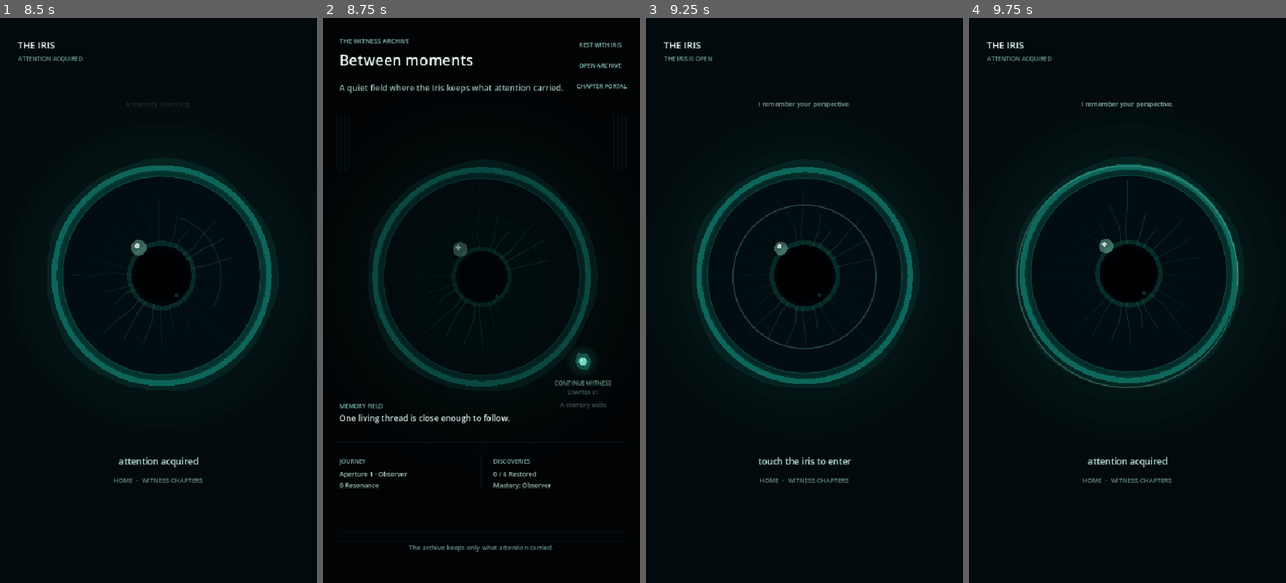
Above: before the commit, frames 1-4 (left to right).
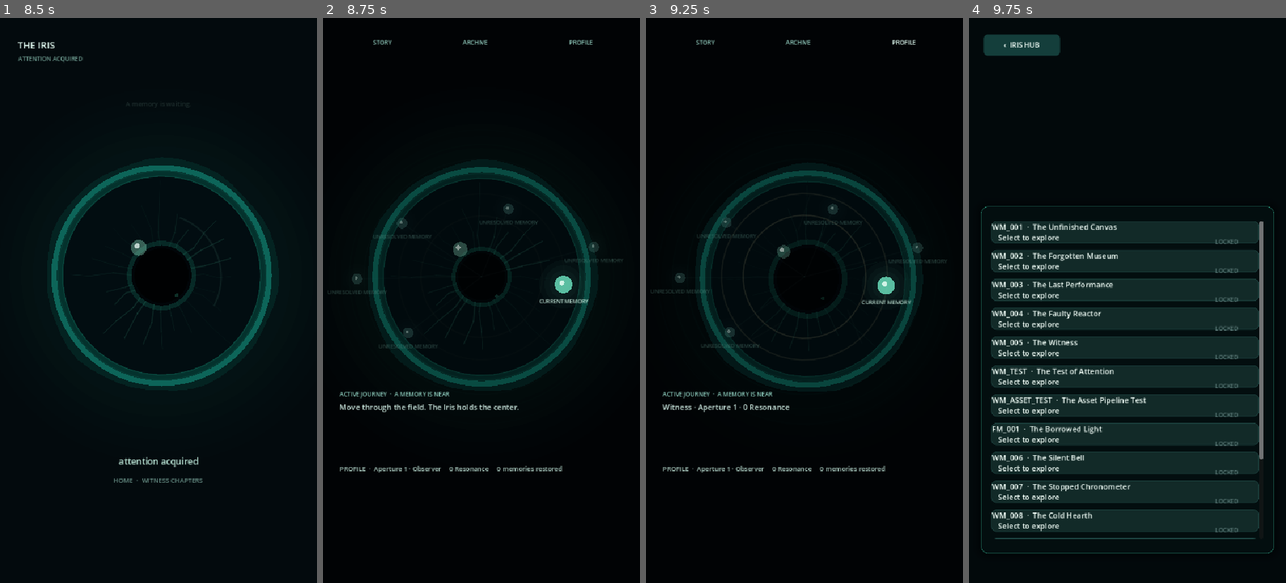
Above: after the commit, the same moments.

Repository: ITTYBITTYBITES/2SW-REIMAGINED
Game: Godot game, scene res://scenes/Application.tscn
Two runs of this game, one before a commit and one after it. Both use one fixed random seed, a clock stepped at 60 frames per second and the inputs below.
Inputs (mouse positions are in pixels of both pictures, inside the frame that each line leads up to):
- Up to frame 1 (8.5 s): tap Enter at 0.5, 2 s; drag from (158, 300) to (190, 176) at 0.52 s; tap Space at 1.25 s; drag from (158, 300) to (142, 413) at 1.27 s; move the mouse to (190, 176) at 2.02 s; click (190, 176) at 2.17 s; drag from (142, 413) to (63, 215) at 2.77 s; move the mouse to (253, 385) at 3.52 s; click (253, 385) at 3.67 s; drag from (63, 215) to (110, 159) at 4.27 s; move the mouse to (174, 300) at 5.02 s; click (174, 300) at 5.17 s; drag from (110, 159) to (95, 328) at 5.77 s; move the mouse to (228, 272) at 6.52 s; click (228, 272) at 6.67 s; drag from (95, 328) to (142, 413) at 7.27 s; move the mouse to (190, 176) at 8.02 s; click (190, 176) at 8.17 s
- Up to frame 2 (8.75 s): no input
- Up to frame 3 (9.25 s): click (905, 46) at 8.75 s, where only the run before the commit has a clickable "REST WITH IRIS"
- Up to frame 4 (9.75 s): click (1121, 40) at 9.5 s, where only the run after the commit has a clickable "ARCHIVE"

Frame 1 is identical in both runs. In frame 2, 4.4% of the frame differs, in the area x 1-96%, y 3-95%; in frame 3, 7.2%; in frame 4, 37%, in the area x 3-97%, y 2-95%.

Commit message:
Mission 054B Living Iris spatial hub

Diff:
--- a/the_iris/scripts/Application.gd
+++ b/the_iris/scripts/Application.gd
@@ -71,6 +71,7 @@
 	home.archive_requested.connect(show_archive)
 	home.witness_chapters_requested.connect(show_witness)
 	add_child(home)
+	home.configure(witness_profile, registry)
 	home.update_profile_presentation(witness_profile)
 
 	witness = WitnessChapters.new()
--- a/the_iris/scripts/home/IrisHome.gd
+++ b/the_iris/scripts/home/IrisHome.gd
@@ -1,7 +1,8 @@
 extends Control
 class_name IrisHome
 
-## The Iris-centered archive overlay. The one real destination lives in MemoryField.
+## Mission 054B host for the Spatial Hub. Existing Application routes remain
+## authoritative; this layer only changes how the player encounters them.
 signal continue_witness_requested
 signal iris_requested
 signal memory_intent_focused(normalized_target: Vector2)
@@ -10,134 +11,57 @@
 signal archive_requested
 signal witness_chapters_requested
 
-var elapsed := 0.0
-var atmosphere_redraw_in := 0.0
-var memory_field: MemoryField
-var journey_stat_label: Label
-var discoveries_stat_label: Label
+var spatial_hub: SpatialHub
+var profile: WitnessProfile
+var registry: IncidentRegistry
 
 func _ready() -> void:
 	set_anchors_and_offsets_preset(Control.PRESET_FULL_RECT)
 	mouse_filter = Control.MOUSE_FILTER_STOP
+	spatial_hub = SpatialHub.new()
+	spatial_hub.name = "SpatialHub"
+	spatial_hub.story_requested.connect(_on_story_requested)
+	spatial_hub.archive_requested.connect(_on_archive_requested)
+	spatial_hub.profile_requested.connect(_on_profile_requested)
+	spatial_hub.active_memory_selected.connect(_on_active_memory_selected)
+	spatial_hub.shard_focused.connect(_on_shard_focused)
+	spatial_hub.shard_released.connect(memory_intent_released.emit)
+	spatial_hub.shard_selected.connect(_on_shard_selected)
+	add_child(spatial_hub)
+	spatial_hub.configure(profile, registry)
 
-	# The field is above the settled Iris, but below contextual archive language.
-	memory_field = MemoryField.new()
-	memory_field.name = "MemoryField"
-	memory_field.intent_focused.connect(memory_intent_focused.emit)
-	memory_field.intent_released.connect(memory_intent_released.emit)
-	memory_field.continue_selected.connect(_on_continue_witness_selected)
-	add_child(memory_field)
+func configure(value_profile: WitnessProfile, value_registry: IncidentRegistry) -> void:
+	profile = value_profile
+	registry = value_registry
+	if spatial_hub != null:
+		spatial_hub.configure(profile, registry)
 
-	_label("THE WITNESS ARCHIVE", 11, Color("#86b9ad"), Vector2(28, 28), Vector2(270, 22))
-	_label("Between moments", 25, Color("#e9faf4"), Vector2(28, 51), Vector2(330, 42))
-	var introduction := _label("A quiet field where the Iris keeps what attention carried.", 14, Color("#9bc2b7"), Vector2(28, 97), Vector2(350, 44))
-	introduction.autowrap_mode = TextServer.AUTOWRAP_WORD_SMART
-
-	var rest_button := _text_button("REST WITH IRIS", Vector2(377, 30), Vector2(135, 28))
-	rest_button.name = "RestWithIris"
-	rest_button.pressed.connect(_on_rest_with_iris_pressed)
-
-	var archive_button := _text_button("OPEN ARCHIVE", Vector2(377, 65), Vector2(135, 28))
-	archive_button.name = "OpenArchive"
-	archive_button.pressed.connect(_on_archive_pressed)
-
-	var chapter_button := _text_button("CHAPTER PORTAL", Vector2(377, 100), Vector2(135, 28))
-	chapter_button.name = "ChapterPortal"
-	chapter_button.pressed.connect(_on_chapter_portal_pressed)
-
-	_label("MEMORY FIELD", 10, Color("#7fbcae"), Vector2(28, 648), Vector2(240, 20))
-	_label("One living thread is close enough to follow.", 14, Color("#d7eee7"), Vector2(28, 668), Vector2(430, 24))
-
-	_label("JOURNEY", 10, Color("#86b9ad"), Vector2(28, 742), Vector2(220, 18))
-	journey_stat_label = _label("Aperture 1 · Observer\n0 Resonance", 11, Color("#a9c9be"), Vector2(28, 760), Vector2(220, 34))
-
-	_label("DISCOVERIES", 10, Color("#86b9ad"), Vector2(290, 742), Vector2(220, 18))
-	discoveries_stat_label = _label("0 / 6 Restored\nMastery: Observer", 11, Color("#a9c9be"), Vector2(290, 760), Vector2(220, 34))
-
-	_label("The archive keeps only what attention carried.", 11, Color("#668e85"), Vector2(24, 889), Vector2(492, 22), HORIZONTAL_ALIGNMENT_CENTER)
-
-func _on_continue_witness_selected() -> void:
-	IrisAudioConsumer.play_manifest_sound("res://assets/audio/navigation/ui_click.ogg")
-	memory_selected.emit()
+func _on_active_memory_selected() -> void:
+	IrisAudioConsumer.play_manifest_sound("res://assets/audio/navigation/portal_open.ogg")
+	# Selection presence was already emitted by shard_selected before this route.
 	continue_witness_requested.emit()
 
-func _on_rest_with_iris_pressed() -> void:
-	IrisAudioConsumer.play_manifest_sound("res://assets/audio/navigation/ui_click.ogg")
-	iris_requested.emit()
+func _on_story_requested() -> void:
+	IrisAudioConsumer.play_manifest_sound("res://assets/audio/navigation/portal_open.ogg")
+	witness_chapters_requested.emit()
 
-func _on_archive_pressed() -> void:
+func _on_archive_requested() -> void:
 	IrisAudioConsumer.play_manifest_sound("res://assets/audio/navigation/ui_click.ogg")
 	archive_requested.emit()
 
-func _on_chapter_portal_pressed() -> void:
-	IrisAudioConsumer.play_manifest_sound("res://assets/audio/navigation/portal_open.ogg")
-	witness_chapters_requested.emit()
+func _on_profile_requested() -> void:
+	# Profile is intentionally an in-place foreground view for this foundation.
+	# It uses the existing profile authority and does not create a parallel screen.
+	if spatial_hub != null:
+		spatial_hub._show_profile_focus()
 
-func _process(delta: float) -> void:
-	if not is_visible_in_tree():
-		return
-	elapsed += delta
-	atmosphere_redraw_in -= delta
-	if atmosphere_redraw_in <= 0.0:
-		# The archive atmosphere moves at a deliberate, low-frequency cadence.
-		atmosphere_redraw_in = 0.12
-		queue_redraw()
+func _on_shard_focused(normalized_target: Vector2, _shard_id: String) -> void:
+	memory_intent_focused.emit(normalized_target)
 
-func _draw() -> void:
-	if size.x <= 0.0 or size.y <= 0.0:
-		return
-	# A translucent field leaves the actual Living Iris visible beneath the hub.
-	draw_rect(Rect2(Vector2.ZERO, size), Color(0.002, 0.015, 0.021, 0.32))
-	var center := Vector2(size.x * 0.5, size.y * 0.46)
-	for ring in range(5, 0, -1):
-		var amount := float(ring) / 5.0
-		var pulse := sin(elapsed * 0.09 + amount * 1.7) * 0.5 + 0.5
-		var radius := minf(size.x, size.y) * (0.18 + amount * 0.11)
-		draw_circle(center + Vector2(0, 12), radius, Color(0.03, 0.22, 0.20, (0.010 + pulse * 0.007) * (1.0 - amount * 0.38)))
+func _on_shard_selected(_shard_id: String) -> void:
+	memory_selected.emit()
 
-	# Archive marks frame the lens without becoming a button grid.
-	for index in range(4):
-		var x := 24.0 + float(index) * 7.0
-		var length := 90.0 + sin(elapsed * 0.14 + float(index)) * 6.0
-		draw_line(Vector2(x, 165), Vector2(x, 165 + length), Color(0.25, 0.62, 0.56, 0.10), 1.0, true)
-		draw_line(Vector2(size.x - x, 165), Vector2(size.x - x, 165 + length), Color(0.25, 0.62, 0.56, 0.10), 1.0, true)
-	draw_line(Vector2(24, 721), Vector2(size.x - 24, 721), Color(0.28, 0.67, 0.59, 0.08), 1.0, true)
-	draw_line(Vector2(size.x * 0.5, 742), Vector2(size.x * 0.5, 800), Color(0.28, 0.67, 0.59, 0.07), 1.0, true)
-	for index in range(3):
-		var y := 873.0 + float(index) * 8.0
-		draw_line(Vector2(24, y), Vector2(size.x - 24, y), Color(0.28, 0.67, 0.59, 0.055), 1.0, true)
-
-func _label(text_value: String, font_size: int, color: Color, position_value: Vector2, size_value: Vector2, alignment := HORIZONTAL_ALIGNMENT_LEFT) -> Label:
-	var label := Label.new()
-	label.text = text_value
-	label.position = position_value
-	label.size = size_value
-	label.add_theme_font_size_override("font_size", font_size)
-	label.add_theme_color_override("font_color", color)
-	label.horizontal_alignment = alignment
-	label.vertical_alignment = VERTICAL_ALIGNMENT_CENTER
-	label.mouse_filter = Control.MOUSE_FILTER_IGNORE
-	add_child(label)
-	return label
-
-func _text_button(text_value: String, position_value: Vector2, size_value: Vector2) -> Button:
-	var button := Button.new()
-	button.text = text_value
-	button.position = position_value
-	button.size = size_value
-	button.flat = true
-	button.add_theme_font_size_override("font_size", 10)
-	button.add_theme_color_override("font_color", Color("#8fc8b8"))
-	button.add_theme_color_override("font_hover_color", Color("#ddfff3"))
-	button.alignment = HORIZONTAL_ALIGNMENT_RIGHT
-	add_child(button)
-	return button
-
-func update_profile_presentation(profile: WitnessProfile) -> void:
-	if profile == null:
-		return
-	if journey_stat_label != null:
-		journey_stat_label.text = "Aperture %d · %s\n%d Resonance" % [profile.aperture_rank, profile.aperture_title, profile.resonance]
-	if discoveries_stat_label != null:
-		var completed_count := profile.completed_moment_ids.size()
-		discoveries_stat_label.text = "%d / 6 Restored\nMastery: %s" % [completed_count, profile.aperture_title]
+func update_profile_presentation(value_profile: WitnessProfile) -> void:
+	profile = value_profile
+	if spatial_hub != null:
+		spatial_hub.configure(profile, registry)
--- /dev/null
+++ b/the_iris/scripts/home/SpatialHub.gd
@@ -0,0 +1,259 @@
+extends Control
+class_name SpatialHub
+
+## Mission 054B — presentation foundation for the Iris-centered spatial hub.
+## Node3D layers are deliberately kept separate from the 2D prototype renderer:
+## this proves spatial composition and camera intent without requiring final art
+## or replacing the existing Application navigation routes.
+signal story_requested
+signal archive_requested
+signal profile_requested
+signal active_memory_selected
+signal shard_focused(normalized_target: Vector2, shard_id: String)
+signal shard_released
+signal shard_selected(shard_id: String)
+
+const ORBIT_SPEED := 0.075
+const FOCUS_RADIUS := 64.0
+
+var SpatialHubRoot: Node3D
+var Foreground_Nav: Node3D
+var Midground_Active: Node3D
+var Background_Constellation: Node3D
+var HubCamera: Camera3D
+
+var profile: WitnessProfile
+var registry: IncidentRegistry
+var elapsed := 0.0
+var focused_shard_id := ""
+var selected_shard_id := ""
+var camera_focus := Vector3(0.0, 0.0, 8.0)
+var camera_target := Vector3(0.0, 0.0, 8.0)
+var profile_panel: Label
+var journey_label: Label
+var hint_label: Label
+var nav_buttons: Dictionary = {}
+var shards: Array[Dictionary] = []
+
+func _ready() -> void:
+	set_anchors_and_offsets_preset(Control.PRESET_FULL_RECT)
+	mouse_filter = Control.MOUSE_FILTER_STOP
+	_build_spatial_hierarchy()
+	_build_foreground_navigation()
+	journey_label = _label("ACTIVE JOURNEY  ·  A MEMORY IS NEAR", 10, Color("#8ac8b9"), Vector2(28, 628), Vector2(330, 18))
+	hint_label = _label("Move through the field. The Iris holds the center.", 13, Color("#cce8df"), Vector2(28, 649), Vector2(420, 25))
+	profile_panel = _label("", 11, Color("#a9c9be"), Vector2(28, 744), Vector2(484, 44))
+	profile_panel.autowrap_mode = TextServer.AUTOWRAP_WORD_SMART
+	_rebuild_shards()
+
+func configure(value_profile: WitnessProfile, value_registry: IncidentRegistry) -> void:
+	profile = value_profile
+	registry = value_registry
+	if is_node_ready():
+		_rebuild_shards()
+
+func _build_spatial_hierarchy() -> void:
+	# These nodes define the production-facing 3D composition contract.
+	SpatialHubRoot = Node3D.new()
+	SpatialHubRoot.name = "SpatialHub"
+	add_child(SpatialHubRoot)
+	Foreground_Nav = Node3D.new()
+	Foreground_Nav.name = "Foreground_Nav"
+	SpatialHubRoot.add_child(Foreground_Nav)
+	Midground_Active = Node3D.new()
+	Midground_Active.name = "Midground_Active"
+	SpatialHubRoot.add_child(Midground_Active)
+	Background_Constellation = Node3D.new()
+	Background_Constellation.name = "Background_Constellation"
+	SpatialHubRoot.add_child(Background_Constellation)
+	HubCamera = Camera3D.new()
+	HubCamera.name = "SpatialHubCamera"
+	HubCamera.position = camera_focus
+	SpatialHubRoot.add_child(HubCamera)
+
+func _build_foreground_navigation() -> void:
+	var definitions := [
+		{"id": "story", "text": "STORY", "x": 28.0},
+		{"id": "archive", "text": "ARCHIVE", "x": 186.0},
+		{"id": "profile", "text": "PROFILE", "x": 366.0}
+	]
+	for definition in definitions:
+		var button := Button.new()
+		button.name = "Nav_%s" % str(definition.get("id", "")).capitalize()
+		button.text = str(definition.get("text", ""))
+		button.position = Vector2(float(definition.get("x", 0.0)), 26)
+		button.size = Vector2(146, 31)
+		button.flat = true
+		button.add_theme_font_size_override("font_size", 10)
+		button.add_theme_color_override("font_color", Color("#91cbbd"))
+		button.add_theme_color_override("font_hover_color", Color("#e3fff5"))
+		button.pressed.connect(_on_nav_pressed.bind(str(definition.get("id", ""))))
+		add_child(button)
+		nav_buttons[str(definition.get("id", ""))] = button
+
+func _on_nav_pressed(nav_id: String) -> void:
+	IrisAudioConsumer.play_manifest_sound("res://assets/audio/navigation/ui_click.ogg")
+	match nav_id:
+		"story": story_requested.emit()
+		"archive": archive_requested.emit()
+		"profile":
+			profile_requested.emit()
+			_show_profile_focus()
+
+func _show_profile_focus() -> void:
+	if profile == null:
+		return
+	hint_label.text = "%s · Aperture %d · %d Resonance" % [profile.witness_name, profile.aperture_rank, profile.resonance]
+	camera_target = Vector3(0.0, -0.35, 7.25)
+
+func _rebuild_shards() -> void:
+	for layer in [Midground_Active, Background_Constellation]:
+		if layer != null:
+			for child in layer.get_children():
+				child.queue_free()
+	shards.clear()
+	# Midground: the presently actionable thread. It retains the existing
+	# Continue Witness behavior, rather than introducing a new story route.
+	_add_shard("FM_001", "CURRENT MEMORY", "Follow the living thread", "active", 0.18)
+	# Background: profile-derived placeholders for completed and future archive space.
+	var completed: Array[String] = []
+	if profile != null:
+		completed = profile.completed_moment_ids
+	var archive_ids := ["WM_001", "WM_002", "WM_003", "WM_004", "WM_005"]
+	for index in range(archive_ids.size()):
+		var moment_id: String = archive_ids[index]
+		var state := "restored" if completed.has(moment_id) else "dormant"
+		var title := "TRUTH FRAGMENT" if state == "restored" else "UNRESOLVED MEMORY"
+		_add_shard(moment_id, title, moment_id.replace("_", " "), state, 2.2 + float(index) * 0.91)
+	_update_labels()
+	queue_redraw()
+
+func _add_shard(id: String, title: String, subtitle: String, state: String, angle: float) -> void:
+	var anchor := Node3D.new()
+	anchor.name = "Shard_%s" % id
+	if state == "active":
+		Midground_Active.add_child(anchor)
+	else:
+		Background_Constellation.add_child(anchor)
+	anchor.position = Vector3(cos(angle) * 2.8, sin(angle) * 1.25, -1.5 if state == "active" else -4.0)
+	shards.append({"id": id, "title": title, "subtitle": subtitle, "state": state, "angle": angle, "anchor": anchor})
+
+func _update_labels() -> void:
+	if profile == null:
+		profile_panel.text = "PROFILE  ·  The archive is waiting for its first restored pattern."
+	else:
+		profile_panel.text = "PROFILE  ·  Aperture %d · %s     %d Resonance     %d memories restored" % [profile.aperture_rank, profile.aperture_title, profile.resonance, profile.completed_moment_ids.size()]
+
+func _process(delta: float) -> void:
+	if not is_visible_in_tree():
+		return
+	elapsed += delta
+	camera_focus = camera_focus.lerp(camera_target, minf(1.0, delta * 2.0))
+	if HubCamera != null:
+		HubCamera.position = camera_focus
+	for shard in shards:
+		var anchor: Node3D = shard.get("anchor")
+		if is_instance_valid(anchor):
+			var speed := ORBIT_SPEED * (0.72 if shard.get("state", "") == "active" else 0.36)
+			var a: float = shard.get("angle", 0.0) + elapsed * speed
+			anchor.position.x = cos(a) * (2.55 if shard.get("state", "") == "active" else 3.7)
+			anchor.position.y = sin(a) * (1.12 if shard.get("state", "") == "active" else 1.72)
+	queue_redraw()
+
+func _gui_input(event: InputEvent) -> void:
+	if event is InputEventMouseMotion or event is InputEventScreenDrag:
+		_update_focus(event.position)
+	elif (event is InputEventMouseButton and event.pressed) or (event is InputEventScreenTouch and event.pressed):
+		_select_at(event.position)
+
+func _update_focus(pointer: Vector2) -> void:
+	var nearest := _nearest_shard(pointer)
+	var next_id := str(nearest.get("id", ""))
+	if next_id == focused_shard_id:
+		return
+	focused_shard_id = next_id
+	if focused_shard_id.is_empty():
+		camera_target = Vector3(0.0, 0.0, 8.0)
+		shard_released.emit()
+	else:
+		camera_target = Vector3(0.0, 0.0, 7.35 if next_id == "FM_001" else 7.7)
+		IrisAudioConsumer.play_manifest_sound("res://assets/audio/ui/shard_hover.ogg")
+		shard_focused.emit(_normalized_target(_shard_position(nearest)), next_id)
+	queue_redraw()
+
+func _select_at(pointer: Vector2) -> void:
+	var shard := _nearest_shard(pointer)
+	if shard.is_empty():
+		return
+	selected_shard_id = str(shard.get("id", ""))
+	shard_selected.emit(selected_shard_id)
+	if selected_shard_id == "FM_001":
+		active_memory_selected.emit()
+	else:
+		# Completed/dormant constellation shards prove selection without granting
+		# new navigation ownership; Archive remains its established destination.
+		archive_requested.emit()
+
+func _nearest_shard(pointer: Vector2) -> Dictionary:
+	var result := {}
+	var nearest_distance := INF
+	for shard in shards:
+		var distance := pointer.distance_to(_shard_position(shard))
+		if distance <= FOCUS_RADIUS and distance < nearest_distance:
+			nearest_distance = distance
+			result = shard
+	return result
+
+func _shard_position(shard: Dictionary) -> Vector2:
+	var center := Vector2(size.x * 0.5, size.y * 0.458)
+	var is_active: bool = str(shard.get("state", "")) == "active"
+	var radius := 142.0 if is_active else 212.0
+	var vertical := 72.0 if is_active else 118.0
+	var angle: float = float(shard.get("angle", 0.0)) + elapsed * ORBIT_SPEED * (0.72 if is_active else 0.36)
+	return center + Vector2(cos(angle) * radius, sin(angle) * vertical)
+
+func _normalized_target(position_value: Vector2) -> Vector2:
+	var safe_size := Vector2(maxf(size.x, 1.0), maxf(size.y, 1.0))
+	return (position_value - safe_size * 0.5) / safe_size
+
+func _draw() -> void:
+	if size.x <= 0.0 or size.y <= 0.0:
+		return
+	draw_rect(Rect2(Vector2.ZERO, size), Color(0.002, 0.015, 0.021, 0.29))
+	var center := Vector2(size.x * 0.5, size.y * 0.458)
+	# Spatial depth bands: the actual Iris remains visible beneath these layers.
+	for index in range(4, 0, -1):
+		var amount := float(index) / 4.0
+		draw_arc(center, 150.0 + amount * 100.0, 0.0, TAU, 64, Color(0.15, 0.64, 0.54, 0.025 * (1.0 - amount * 0.55)), 1.0, true)
+	for shard in shards:
+		var position_value := _shard_position(shard)
+		var state: String = shard.get("state", "")
+		var focused := str(shard.get("id", "")) == focused_shard_id
+		var selected := str(shard.get("id", "")) == selected_shard_id
+		var radius := 15.0 if state == "active" else 9.0
+		radius += 4.0 if focused else 0.0
+		var alpha := 0.82 if state == "active" else (0.66 if state == "restored" else 0.30)
+		var tint := Color("#6ce1be") if state == "active" else (Color("#9be8c8") if state == "restored" else Color("#477a73"))
+		if state != "active":
+			draw_line(center, position_value, Color(tint, alpha * 0.13), 0.8, true)
+		for ring in range(3, 0, -1):
+			var spread := 1.0 + float(ring) * 0.58
+			draw_circle(position_value, radius * spread, Color(tint, alpha * (0.035 + (0.04 if focused else 0.0))))
+		draw_circle(position_value, radius, Color(tint, alpha))
+		draw_circle(position_value + Vector2(-radius * 0.18, -radius * 0.18), radius * 0.28, Color(0.92, 1.0, 0.96, alpha))
+		var label_color := Color(0.86, 1.0, 0.94, alpha) if focused or state == "active" else Color(0.48, 0.72, 0.66, alpha)
+		draw_string(ThemeDB.fallback_font, position_value + Vector2(-66, radius + 17), str(shard.get("title", "")), HORIZONTAL_ALIGNMENT_CENTER, 132, 9, label_color)
+		if focused or selected:
+			draw_arc(position_value, radius + 8.0, 0.0, TAU, 28, Color(tint, 0.72), 1.0, true)
+
+func _label(text_value: String, font_size: int, color: Color, position_value: Vector2, size_value: Vector2) -> Label:
+	var label := Label.new()
+	label.text = text_value
+	label.position = position_value
+	label.size = size_value
+	label.add_theme_font_size_override("font_size", font_size)
+	label.add_theme_color_override("font_color", color)
+	label.vertical_alignment = VERTICAL_ALIGNMENT_CENTER
+	label.mouse_filter = Control.MOUSE_FILTER_IGNORE
+	add_child(label)
+	return label
--- /dev/null
+++ b/the_iris/tests/spatial_hub_validation.gd
@@ -0,0 +1,39 @@
+extends SceneTree
+
+## Static Mission 054B contract validation.
+## Run with: godot --headless -s tests/spatial_hub_validation.gd
+
+const HUB_PATH := "res://scripts/home/SpatialHub.gd"
+const HOME_PATH := "res://scripts/home/IrisHome.gd"
+const APP_PATH := "res://scripts/Application.gd"
+
+var failures: Array[String] = []
+
+func _init() -> void:
+	_assert(FileAccess.file_exists(HUB_PATH), "SpatialHub script is missing")
+	_assert(FileAccess.file_exists(HOME_PATH), "IrisHome host script is missing")
+	_assert(FileAccess.file_exists(APP_PATH), "Application route script is missing")
+	var hub_source := FileAccess.get_file_as_string(HUB_PATH)
+	var home_source := FileAccess.get_file_as_string(HOME_PATH)
+	var app_source := FileAccess.get_file_as_string(APP_PATH)
+	for layer_name in ["SpatialHubRoot", "Foreground_Nav", "Midground_Active", "Background_Constellation"]:
+		_assert(hub_source.contains(layer_name), "Missing spatial hierarchy layer: %s" % layer_name)
+	_assert(hub_source.contains("Node3D.new()"), "Spatial hub does not create Node3D foundation nodes")
+	_assert(hub_source.contains("Camera3D.new()"), "Spatial hub does not create camera movement foundation")
+	_assert(hub_source.contains("ORBIT_SPEED"), "Spatial hub does not expose orbit behavior")
+	_assert(hub_source.contains("shard_focused") and hub_source.contains("shard_selected"), "Spatial hub selection signals are incomplete")
+	_assert(hub_source.contains("FM_001") and hub_source.contains("WM_001"), "Spatial hub does not use existing memory identifiers")
+	_assert(home_source.contains("SpatialHub.new()"), "IrisHome does not host SpatialHub")
+	_assert(home_source.contains("witness_chapters_requested.emit()"), "Story route no longer reaches existing chapter navigation")
+	_assert(home_source.contains("archive_requested.emit()"), "Archive route no longer reaches existing archive navigation")
+	_assert(app_source.contains("home.configure(witness_profile, registry)"), "Application does not configure hub from existing authorities")
+	if failures.is_empty():
+		print("Spatial Hub validation passed.")
+		quit(0)
+	for failure in failures:
+		push_error(failure)
+	quit(1)
+
+func _assert(condition: bool, message: String) -> void:
+	if not condition:
+		failures.append(message)
Not shown, changed: IRIS_DEV_LOG.md
